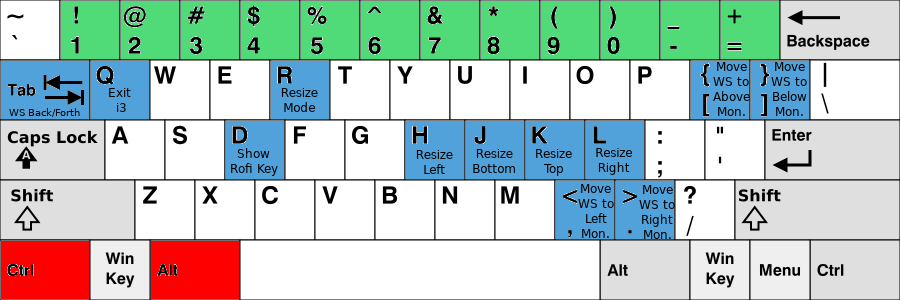
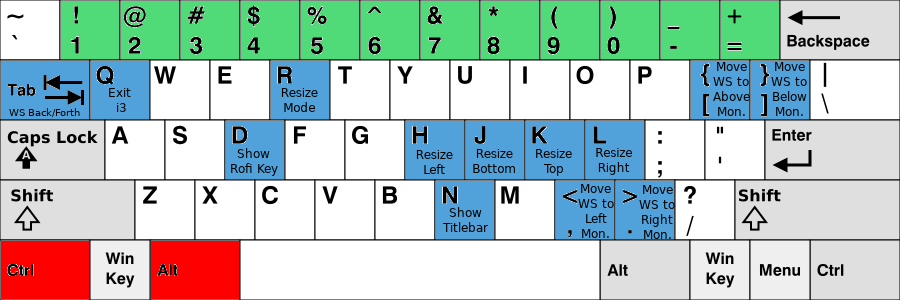
Comparing the layer stacks of the two 900px x 300px images. Changes:
added layer "Show ..." above "KB_United_States-NoAltGr.svg" over box(442, 207, 488, 232)
painted on "KB_United_States-NoAltGr.svg" over box(436, 181, 494, 239)
